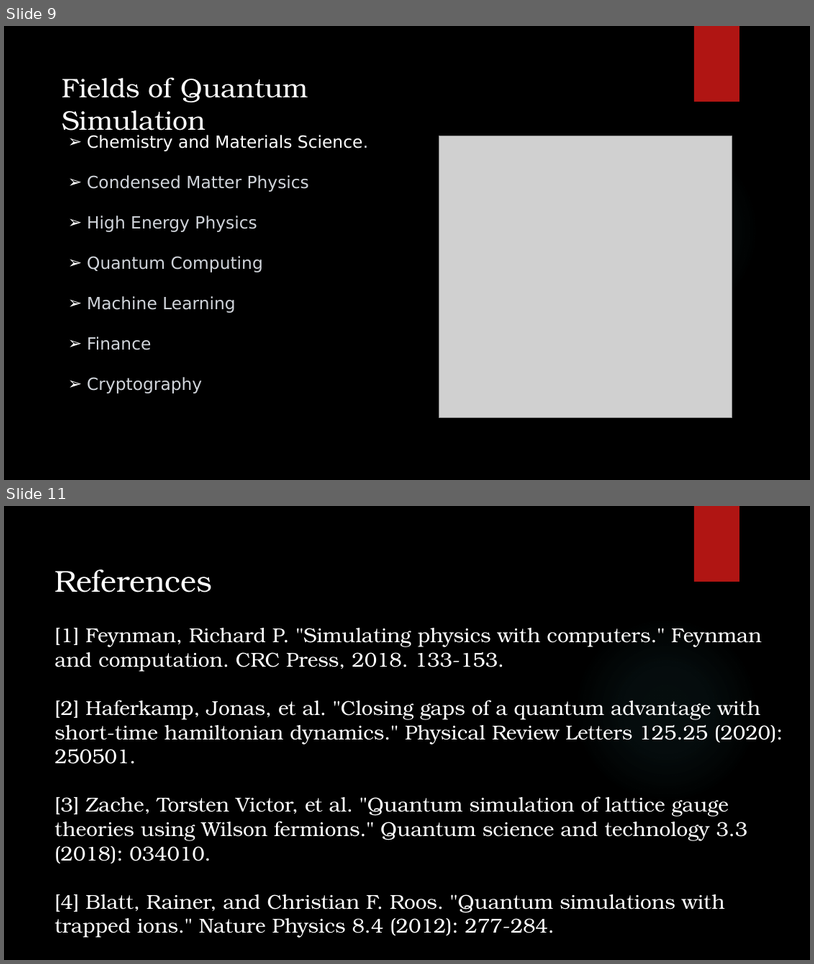
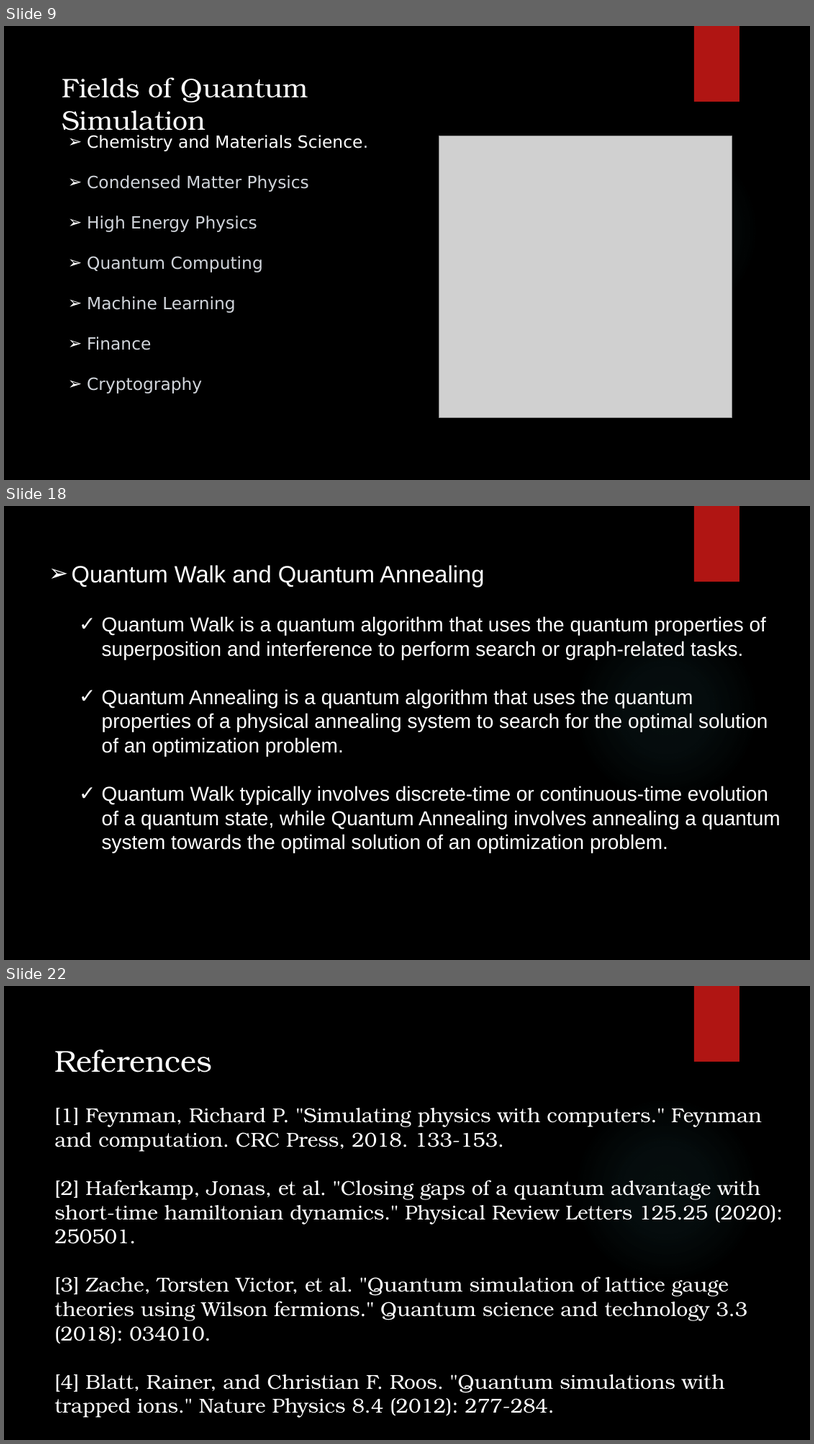
Before and after one commit to akash-rajak/Quantum-Simulation, a slide deck: Final PPT.pptx. Shown one above the other, each under a label of ours: slides 9 and 11 before the commit, slides 9, 18 and 22 after it; the slides between them are not shown. The pictures are 814x964 and 814x1444 pixels, drawn with LibreOffice and Linux fonts; fonts in the diff are those of the drawing; grey boxes stand for pictures; background and template pictures are left out. Boxes give left, top, right and bottom in pixels: in the first picture for what was removed or moved away, otherwise in the second. Text is boxed around its words. In the diff, an @@ line names an element or a change of style, - is before the commit and + after.

Commit message:
Added final ppt

```diff
--- a/Final PPT.pptx
+++ b/Final PPT.pptx
@@ slide 18 added at (x1=4, y1=506, x2=810, y2=960), background picture (left out); not listed: 2 template elements that a slide beside it also shows @@
@@ text added at (x1=72, y1=565, x2=781, y2=853), 24 pt, text #FFFFFF @@
+➢ Quantum Walk and Quantum Annealing
+  ✓ Quantum Walk is a quantum algorithm that uses the quantum properties of superposition and interference to perform search or graph-related tasks.
+  ✓ Quantum Annealing is a quantum algorithm that uses the quantum properties of a physical annealing system to search for the optimal solution of an optimization problem.
+  ✓ Quantum Walk typically involves discrete-time or continuous-time evolution of a quantum state, while Quantum Annealing involves annealing a quantum system towards the optimal solution of an optimization problem.
@@ what was slide 11 is now slide 22 @@
```
Also in this commit, not shown: 10 other slides added, 10 other files.
